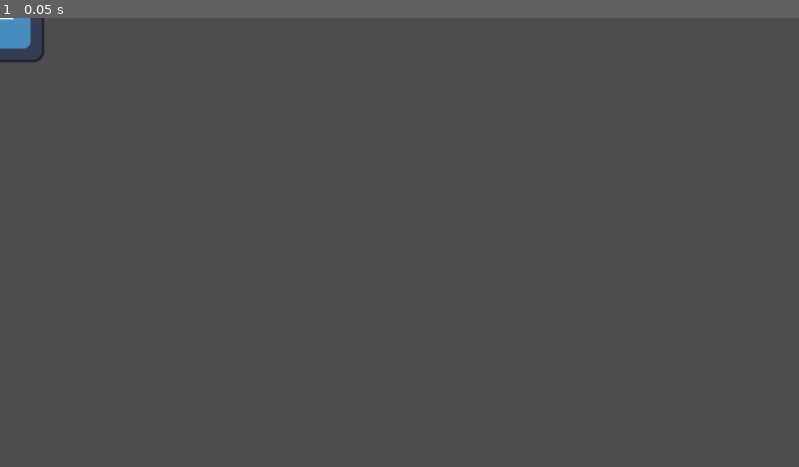
Above: before the commit, frame 1.
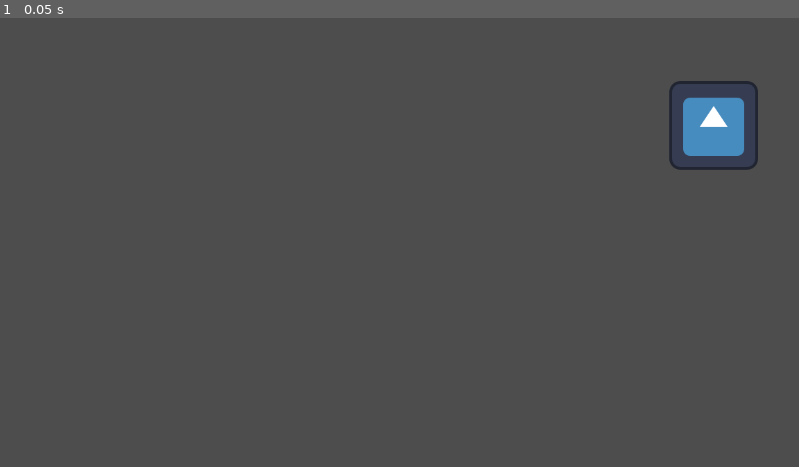
Above: after the commit, the same moment.

Repository: mathison0/eggpack
Game: Godot game, scene res://character_body_2d.tscn
The game is run twice, just before and just after one commit, with the same random seed, the same clock (stepped at 60 frames per second) and the same inputs. The project has no main scene, so this scene is started directly. The engine's default icon, where the game draws it, is replaced by a stand-in: a white triangle on a blue panel in a dark square.
Inputs:
- Up to frame 1 (0.05 s): no input

The runs differ from the first frame. In frame 1, 1.6% of the frame differs, in the area x 0-95%, y 0-34%.

Commit message:
testpsuh

Diff:
--- a/character_body_2d.tscn
+++ b/character_body_2d.tscn
@@ -5,4 +5,5 @@
 [node name="CharacterBody2D" type="CharacterBody2D"]
 
 [node name="Sprite2D" type="Sprite2D" parent="."]
+position = Vector2(1029, 155)
 texture = ExtResource("1_f50pn")
